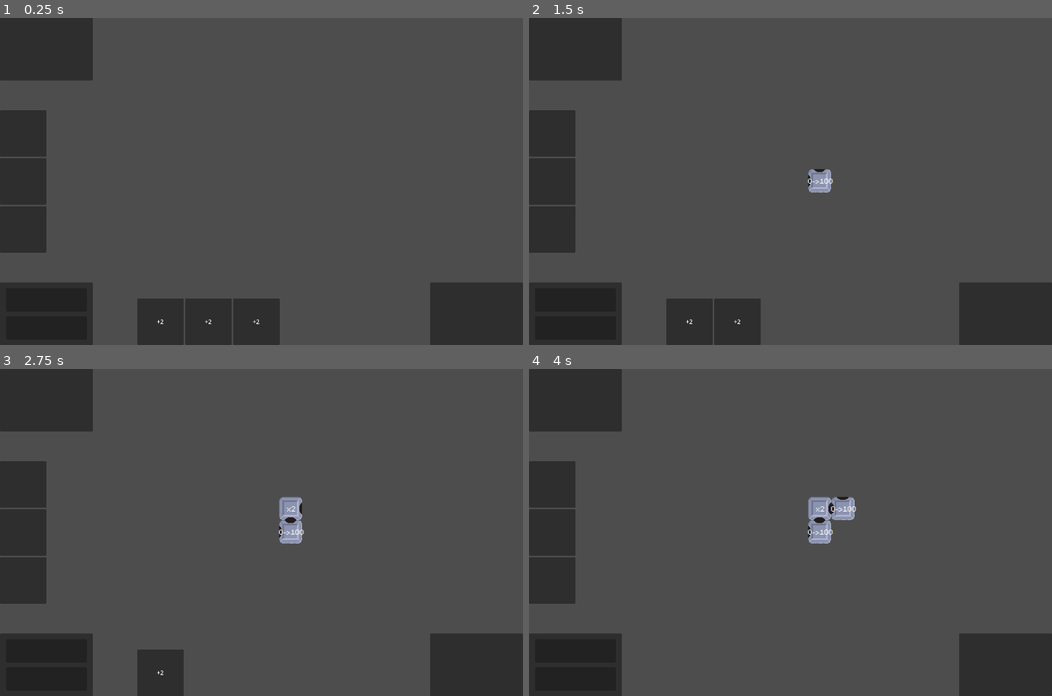
Above: before the commit, frames 1-4 (two rows, left to right).
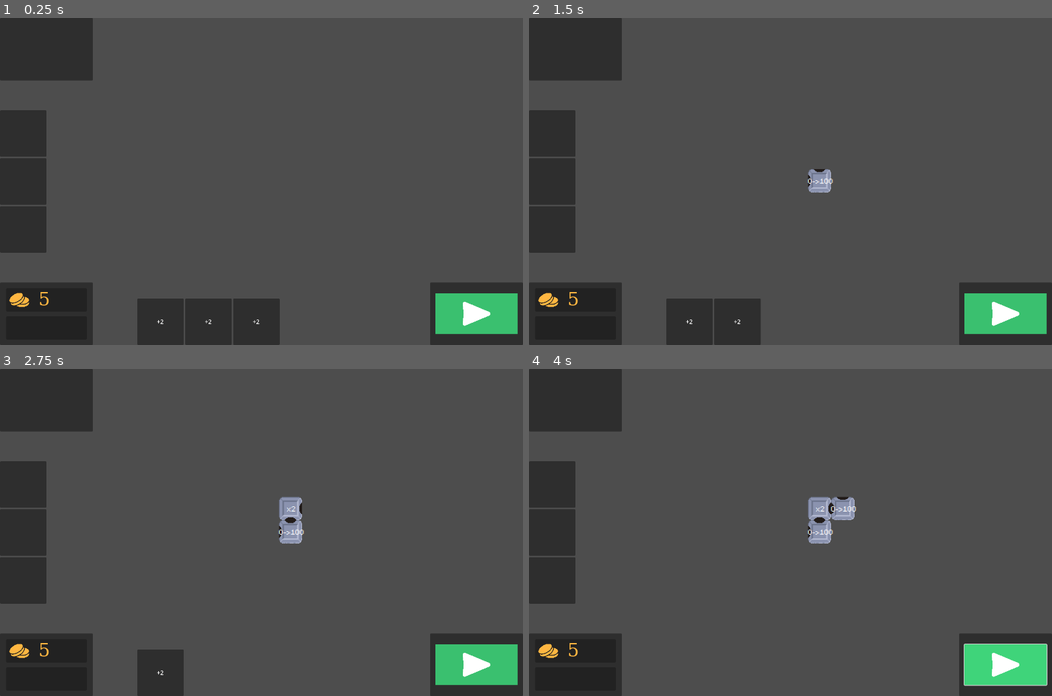
Above: after the commit, the same moments.

Repository: lemon4sour/alonzotech
Game: Godot game, scene res://src/game/build_area.tscn
The game is run twice, just before and just after one commit, with the same random seed, the same clock (stepped at 60 frames per second) and the same inputs.
Inputs (mouse positions are in pixels of both pictures, inside the frame that each line leads up to):
- Up to frame 1 (0.25 s): no input
- Up to frame 2 (1.5 s): click (1004, 312) at 0.52 s; click "+2" at 1.25 s
- Up to frame 3 (2.75 s): click "+2" at 2 s
- Up to frame 4 (4 s): click "+2" at 2.75 s; click (1004, 663) at 3.52 s

The runs differ from the first frame. In frame 1, 2.1% of the frame differs, in the area x 1-99%, y 83-97%; in frame 2, 2.1%; in frame 3, 2.1%; in frame 4, 2.2%, in the area x 1-100%, y 83-97%.

Commit message:
play button

Diff:
--- /dev/null
+++ b/assets/ui/play-button.svg
@@ -0,0 +1 @@
+<svg style="height: 512px; width: 512px;" xmlns="http://www.w3.org/2000/svg" viewBox="0 0 512 512"><g class="" style="" transform="translate(0,0)"><path d="M106.854 106.002a26.003 26.003 0 0 0-25.64 29.326c16 124 16 117.344 0 241.344a26.003 26.003 0 0 0 35.776 27.332l298-124a26.003 26.003 0 0 0 0-48.008l-298-124a26.003 26.003 0 0 0-10.136-1.994z" fill="#fff" fill-opacity="1"></path></g></svg>
--- a/src/game/canvas_layer.tscn
+++ b/src/game/canvas_layer.tscn
@@ -1,7 +1,50 @@
-[gd_scene load_steps=3 format=3 uid="uid://d0mkxs4fd0qv4"]
+[gd_scene load_steps=10 format=3 uid="uid://d0mkxs4fd0qv4"]
 
 [ext_resource type="Script" path="res://src/game/canvas_layer.gd" id="1_tq8v7"]
 [ext_resource type="Script" path="res://src/game/inventory.gd" id="2_nhsal"]
+[ext_resource type="Texture2D" uid="uid://y5co6k2wcbtt" path="res://assets/ui/two-coins.svg" id="3_osym3"]
+[ext_resource type="Texture2D" uid="uid://bm2hd7buvtals" path="res://assets/ui/play-button.svg" id="4_qhhaf"]
+
+[sub_resource type="FontFile" id="FontFile_7nolc"]
+cache/0/30/0/ascent = 0.0
+cache/0/30/0/descent = 0.0
+cache/0/30/0/underline_position = 0.0
+cache/0/30/0/underline_thickness = 0.0
+cache/0/30/0/scale = 1.0
+cache/0/16/0/ascent = 0.0
+cache/0/16/0/descent = 0.0
+cache/0/16/0/underline_position = 0.0
+cache/0/16/0/underline_thickness = 0.0
+cache/0/16/0/scale = 1.0
+cache/0/100/0/ascent = 0.0
+cache/0/100/0/descent = 0.0
+cache/0/100/0/underline_position = 0.0
+cache/0/100/0/underline_thickness = 0.0
+cache/0/100/0/scale = 1.0
+cache/0/50/0/ascent = 0.0
+cache/0/50/0/descent = 0.0
+cache/0/50/0/underline_position = 0.0
+cache/0/50/0/underline_thickness = 0.0
+cache/0/50/0/scale = 1.0
+cache/0/40/0/ascent = 0.0
+cache/0/40/0/descent = 0.0
+cache/0/40/0/underline_position = 0.0
+cache/0/40/0/underline_thickness = 0.0
+cache/0/40/0/scale = 1.0
+
+[sub_resource type="LabelSettings" id="LabelSettings_t0alx"]
+font = SubResource("FontFile_7nolc")
+font_size = 50
+font_color = Color(1, 0.713726, 0.254902, 1)
+
+[sub_resource type="StyleBoxFlat" id="StyleBoxFlat_wf8ix"]
+bg_color = Color(0.247406, 0.831738, 0.478495, 1)
+
+[sub_resource type="StyleBoxFlat" id="StyleBoxFlat_n4yvt"]
+bg_color = Color(0.16038, 0.526292, 0.300575, 1)
+
+[sub_resource type="StyleBoxFlat" id="StyleBoxFlat_iglr6"]
+bg_color = Color(0.228475, 0.754199, 0.434323, 1)
 
 [node name="CanvasLayer" type="CanvasLayer"]
 script = ExtResource("1_tq8v7")
@@ -52,6 +95,35 @@
 grow_horizontal = 2
 grow_vertical = 2
 
+[node name="Label" type="Label" parent="Stats/Panel"]
+layout_mode = 1
+anchors_preset = 11
+anchor_left = 1.0
+anchor_right = 1.0
+anchor_bottom = 1.0
+offset_left = -133.0
+offset_top = -1.0
+offset_bottom = 2.0
+grow_horizontal = 0
+grow_vertical = 2
+text = "5"
+label_settings = SubResource("LabelSettings_t0alx")
+vertical_alignment = 1
+
+[node name="TextureRect" type="TextureRect" parent="Stats/Panel"]
+modulate = Color(1, 0.713726, 0.254902, 1)
+layout_mode = 1
+anchors_preset = 4
+anchor_top = 0.5
+anchor_bottom = 0.5
+offset_left = 7.0
+offset_top = -31.0
+offset_right = 65.0
+offset_bottom = 31.0
+grow_vertical = 2
+texture = ExtResource("3_osym3")
+expand_mode = 1
+
 [node name="Panel2" type="Panel" parent="Stats"]
 layout_mode = 1
 anchors_preset = 15
@@ -74,6 +146,24 @@
 offset_top = -172.0
 grow_horizontal = 0
 grow_vertical = 0
+
+[node name="Button" type="Button" parent="Run"]
+layout_mode = 1
+anchors_preset = 15
+anchor_right = 1.0
+anchor_bottom = 1.0
+offset_left = 15.0
+offset_top = 30.0
+offset_right = -15.0
+offset_bottom = -30.0
+grow_horizontal = 2
+grow_vertical = 2
+theme_override_styles/hover = SubResource("StyleBoxFlat_wf8ix")
+theme_override_styles/pressed = SubResource("StyleBoxFlat_n4yvt")
+theme_override_styles/normal = SubResource("StyleBoxFlat_iglr6")
+icon = ExtResource("4_qhhaf")
+icon_alignment = 1
+expand_icon = true
 
 [node name="Score" type="Panel" parent="."]
 offset_right = 256.0
Not shown, added: assets/ui/play-button.svg.import
